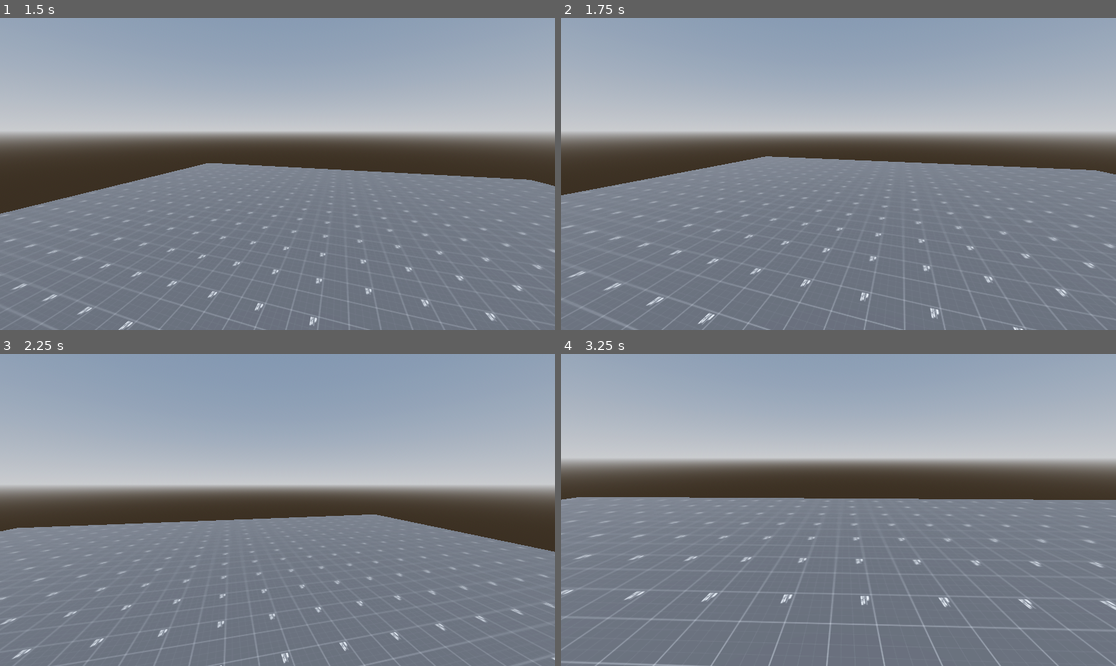
Above: before the commit, frames 1-4 (two rows, left to right).
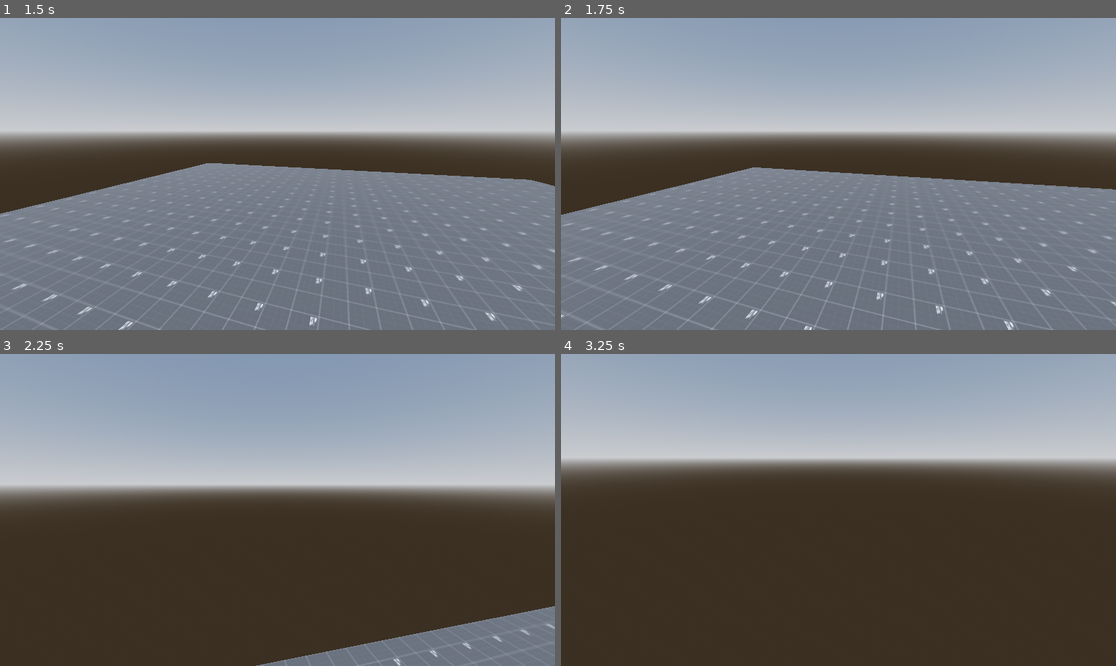
Above: after the commit, the same moments.

Repository: gbrlferz/super-crate-box-fps
Game: Godot game, scene res://scenes/game.tscn
The game is run twice, just before and just after one commit, with the same random seed, the same clock (stepped at 60 frames per second) and the same inputs.
Inputs (mouse positions are in pixels of both pictures, inside the frame that each line leads up to):
- Up to frame 1 (1.5 s): tap Enter at 0.5 s; move the mouse to (399, 158) at 0.52 s; hold D (right) 0.53-1.28 s; hold Shift (sprint) 0.53-1.28 s; click (399, 158) at 0.67 s; tap Space (jump) at 0.77, 1.07 s; tap Ctrl (crouch, bound only after the commit) at 0.8, 1.35 s; move the mouse to (249, 174) at 1.27 s; hold W (up) from 1.28 s (still down)
- Up to frame 2 (1.75 s): keep holding W (up); tap Space (jump) at 1.52 s; tap V (no_clip, bound only after the commit) at 1.55 s
- Up to frame 3 (2.25 s): keep holding W (up); tap Space (jump) at 1.82 s; move the mouse to (288, 503) at 2.02 s; hold Space (jump) from 2.03 s (still down); tap V (no_clip, bound only after the commit) at 2.1 s
- Up to frame 4 (3.25 s): keep holding W (up); move the mouse to (832, 516) at 2.77 s; release Space (jump) at 2.78 s; tap Space (jump) at 2.85, 3.02 s; tap Shift (sprint) at 3.05 s

Frame 1 is identical in both runs. In frame 2, 7.0% of the frame differs, in the area x 0-100%, y 44-100%; in frame 3, 40%; in frame 4, 54%, in the area x 0-100%, y 45-100%.

Commit message:
Implemented no clip

Diff:
--- a/fps_controller/fps_controller.gd
+++ b/fps_controller/fps_controller.gd
@@ -28,6 +28,10 @@
 @export var air_move_speed := 500.0
 
 var wish_dir := Vector3.ZERO
+var cam_aligned_wish_dir := Vector3.ZERO
+
+var no_clip_speed_mult := 3.0
+var no_clip := false
 
 
 func get_move_speed() -> float:
@@ -77,10 +81,31 @@
 	_handle_controller_look_input(delta)
 
 
+func _handle_noclip(delta: float) -> bool:
+	if Input.is_action_just_pressed("no_clip") and OS.has_feature("debug"):
+		no_clip = !no_clip
+
+	$CollisionShape3D.disabled = no_clip
+
+	if not no_clip:
+		return false
+
+	var speed = get_move_speed() * no_clip_speed_mult
+	if Input.is_action_pressed("sprint"):
+		speed *= 3.0
+
+	if Input.is_action_pressed("jump"):
+		global_position += Vector3.UP * speed * delta
+	elif Input.is_action_pressed("crouch"):
+		global_position += Vector3.DOWN * speed * delta
+
+	self.velocity = cam_aligned_wish_dir * speed
+	global_position += self.velocity * delta
+
+	return true
+
+
 func _handle_ground_physics(delta: float) -> void:
-	# self.velocity.x = wish_dir.x * get_move_speed()
-	# self.velocity.z = wish_dir.z * get_move_speed()
-
 	# Similar to air movement. Acceleration and friction on ground.
 	var cur_speed_in_wish_dir := self.velocity.dot(wish_dir)
 	var add_speed_till_cap := get_move_speed() - cur_speed_in_wish_dir
@@ -122,18 +147,21 @@
 
 func _physics_process(delta: float) -> void:
 	var input_dir: Vector2
-	if InputEventJoypadMotion:
+
+	if InputEventJoypadMotion: # Don't normalize input if it's a controller
 		input_dir = Input.get_vector("left", "right", "up", "down")
 	else:
 		input_dir = Input.get_vector("left", "right", "up", "down").normalized()
 
 	wish_dir = self.global_transform.basis * Vector3(input_dir.x, 0., input_dir.y)
+	cam_aligned_wish_dir = camera.global_transform.basis * Vector3(input_dir.x, 0.0, input_dir.y)
 
-	if is_on_floor():
-		if Input.is_action_pressed("jump") || (auto_bhop && Input.is_action_pressed("jump")):
-			self.velocity.y = jump_velocity
-		_handle_ground_physics(delta)
-	else:
-		_handle_air_physics(delta)
+	if not _handle_noclip(delta):
+		if is_on_floor():
+			if Input.is_action_pressed("jump") || (auto_bhop && Input.is_action_pressed("jump")):
+				self.velocity.y = jump_velocity
+			_handle_ground_physics(delta)
+		else:
+			_handle_air_physics(delta)
 
-	move_and_slide()
+		move_and_slide()
--- a/project.godot
+++ b/project.godot
@@ -74,3 +74,13 @@
 "events": [Object(InputEventJoypadMotion,"resource_local_to_scene":false,"resource_name":"","device":-1,"axis":2,"axis_value":1.0,"script":null)
 ]
 }
+no_clip={
+"deadzone": 0.2,
+"events": [Object(InputEventKey,"resource_local_to_scene":false,"resource_name":"","device":-1,"window_id":0,"alt_pressed":false,"shift_pressed":false,"ctrl_pressed":false,"meta_pressed":false,"pressed":false,"keycode":0,"physical_keycode":86,"key_label":0,"unicode":118,"location":0,"echo":false,"script":null)
+]
+}
+crouch={
+"deadzone": 0.2,
+"events": [Object(InputEventKey,"resource_local_to_scene":false,"resource_name":"","device":-1,"window_id":0,"alt_pressed":false,"shift_pressed":false,"ctrl_pressed":false,"meta_pressed":false,"pressed":false,"keycode":0,"physical_keycode":4194326,"key_label":0,"unicode":0,"location":0,"echo":false,"script":null)
+]
+}
